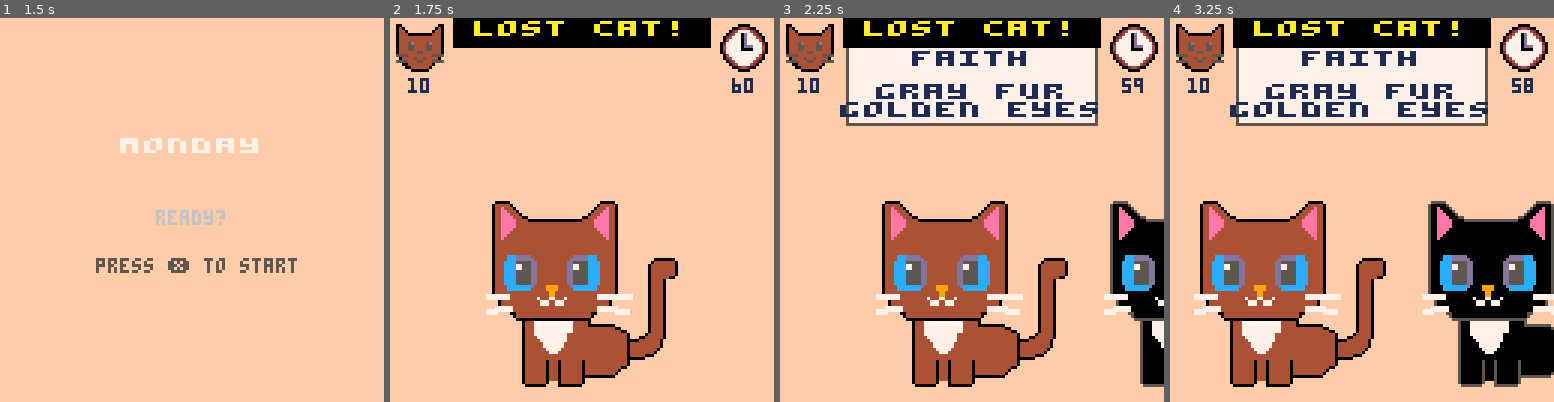
Above: before the commit, frames 1-4 (left to right).
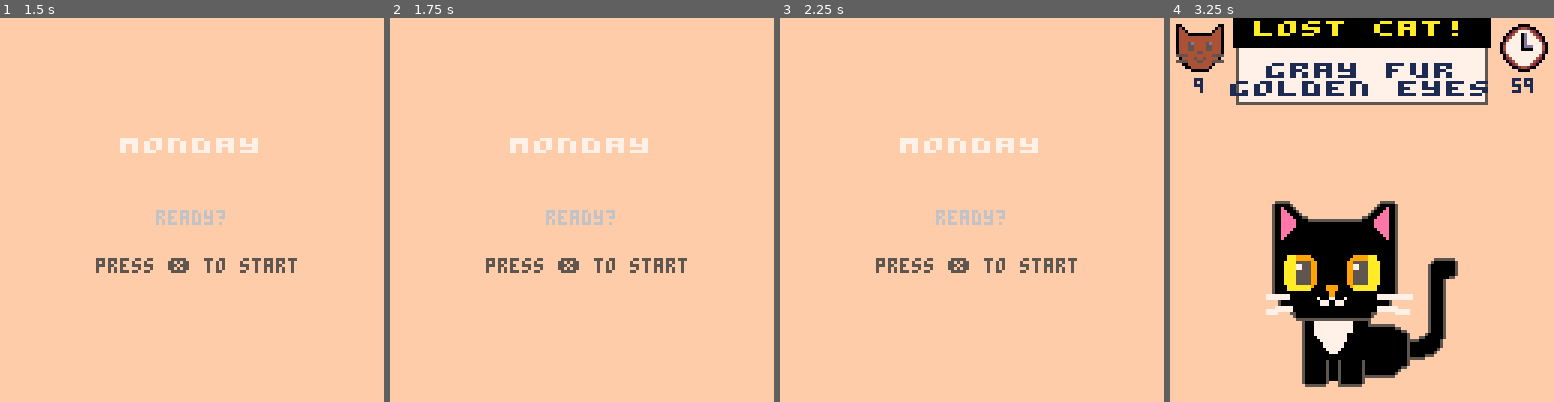
Above: after the commit, the same moments.

Repository: pcal43/pico8-papurrs-please
Game: PICO-8 cartridge pico8-home/carts/lost-cats.p8
Same seed, same stepped clock (60 frames per second), same inputs: the game is played once before the commit and once after it.
Inputs:
- Up to frame 1 (1.5 s): tap X (X key) at 0.33, 1.07 s; tap O (Z key) at 0.7 s
- Up to frame 2 (1.75 s): hold Right from 1.6 s (still down); tap O (Z key) at 1.7 s
- Up to frame 3 (2.25 s): tap X (X key) at 1.85 s; release Right at 2.1 s; tap O (Z key) at 2.1 s
- Up to frame 4 (3.25 s): hold Right 2.47-3.03 s; tap O (Z key) at 2.5, 2.9 s; tap X (X key) at 2.97 s; hold Left from 3.08 s (still down)

Frame 1 is identical in both runs. In frame 2, 24% of the frame differs, in the area x 1-99%, y 0-97%; in frame 3, 42%, in the area x 1-100%, y 0-97%; in frame 4, 42%.

Commit message:
checkpoint

Diff:
--- a/pico8-home/carts/src/GameScreen.lua
+++ b/pico8-home/carts/src/GameScreen.lua
@@ -19,7 +19,7 @@
     self.secondsRemaining = 60.0
     self._last_time = time()
 
-    self.posters, self.catList = generatePostersAndCats(10, 2, 2, {FUR_COLOR, EYE_COLOR})
+    self.posters, self.catList = generatePostersAndCats(10, 1, 2, {FUR_COLOR, EYE_COLOR})
     self.catListSize = 10
 
     function self.draw()
@@ -103,7 +103,7 @@
 
         -- update animations - we want to do these in all modes
 
-            -- adjust scrollPos to 'catch up' with targetPos
+        -- adjust scrollPos to 'catch up' with targetPos
         local diff = self.targetPos - self.scrollPos
         local dist = abs(diff)
         if dist > 0 then
@@ -295,63 +295,54 @@
 
         -- Check if this cat combination is unique
         if not usedCatCombos[catComboKey] then
-            -- Now try to create a unique poster for this cat
-            local numTraits = minTraits + flr(rnd(maxTraits - minTraits + 1))
-            -- Pick numTraits random keys from posterTraitKeys
-            local availableKeys = {}
-            for i = 1, #posterTraitKeys do
-                add(availableKeys, posterTraitKeys[i])
-            end
-            local traitKeys = {}
-            for i = 1, numTraits do
-                if #availableKeys > 0 then
-                    local idx = flr(rnd(#availableKeys)) + 1
-                    add(traitKeys, availableKeys[idx])
-                    del(availableKeys, availableKeys[idx])
-                end
-            end
-
-            -- build poster traits by copying from cat
-            local posterTraits = {}
-            local posterComboKey = ""
-            for j = 1, #traitKeys do
-                local traitKey = traitKeys[j]
-                posterTraits[traitKey] = catTraits[traitKey]
-                -- build unique key for this poster
-                local val = catTraits[traitKey]
-                posterComboKey = posterComboKey..traitKey..":"..val.name..","
-            end
-
-            -- Check if this poster combination is unique
-            if not usedPosterCombos[posterComboKey] then
-                -- Now check bidirectional uniqueness:
-                -- 1. This poster should not match any existing cat
-                -- 2. This cat should not match any existing poster
-                local isUnique = true
-
-                -- Check if this poster would match any existing cat
-                for i = 1, #cats do
-                    local otherCat = cats[i]
-                    local matches = true
-                    for traitKey, traitValue in pairs(posterTraits) do
-                        if otherCat.traits[traitKey] != traitValue then
-                            matches = false
-                            break
-                        end
-                    end
-                    if matches then
-                        isUnique = false
-                        break
-                    end
-                end
-
-                -- Check if this cat would match any existing poster
-                if isUnique then
-                    for i = 1, #posters do
-                        local otherPoster = posters[i]
+            -- Try multiple poster configurations for this cat
+            local posterAttempts = 0
+            local maxPosterAttempts = MAX_POSTER_CONFIG_ATTEMPTS
+            local foundValidPoster = false
+
+            while not foundValidPoster and posterAttempts < maxPosterAttempts do
+                posterAttempts = posterAttempts + 1
+
+                -- Try different numbers of traits and selections
+                local numTraits = minTraits + flr(rnd(maxTraits - minTraits + 1))
+                -- Pick numTraits random keys from posterTraitKeys
+                local availableKeys = {}
+                for i = 1, #posterTraitKeys do
+                    add(availableKeys, posterTraitKeys[i])
+                end
+                local traitKeys = {}
+                for i = 1, numTraits do
+                    if #availableKeys > 0 then
+                        local idx = flr(rnd(#availableKeys)) + 1
+                        add(traitKeys, availableKeys[idx])
+                        del(availableKeys, availableKeys[idx])
+                    end
+                end
+
+                -- build poster traits by copying from cat
+                local posterTraits = {}
+                local posterComboKey = ""
+                for j = 1, #traitKeys do
+                    local traitKey = traitKeys[j]
+                    posterTraits[traitKey] = catTraits[traitKey]
+                    -- build unique key for this poster
+                    local val = catTraits[traitKey]
+                    posterComboKey = posterComboKey..traitKey..":"..val.name..","
+                end
+
+                -- Check if this poster combination is unique
+                if not usedPosterCombos[posterComboKey] then
+                    -- Now check bidirectional uniqueness:
+                    -- 1. This poster should not match any existing cat
+                    -- 2. This cat should not match any existing poster
+                    local isUnique = true
+
+                    -- Check if this poster would match any existing cat
+                    for i = 1, #cats do
+                        local otherCat = cats[i]
                         local matches = true
-                        for traitKey, traitValue in pairs(otherPoster.traits) do
-                            if catTraits[traitKey] != traitValue then
+                        for traitKey, traitValue in pairs(posterTraits) do
+                            if otherCat.traits[traitKey] != traitValue then
                                 matches = false
                                 break
                             end
@@ -361,16 +352,35 @@
                             break
                         end
                     end
-                end
-
-                if isUnique then
-                    usedCatCombos[catComboKey] = true
-                    usedPosterCombos[posterComboKey] = true
-                    add(cats, Cat.new(TUXEDO_CAT, catTraits))
-
-                    local catIndex = #cats
-                    local name = requireNonNil(get_cat_name(name_indeces[catIndex]), "nil cat name")
-                    add(posters, Poster.new(name, name_indeces[catIndex] < CAT_NAME_FIRST_MALE, posterTraits))
+
+                    -- Check if this cat would match any existing poster
+                    if isUnique then
+                        for i = 1, #posters do
+                            local otherPoster = posters[i]
+                            local matches = true
+                            for traitKey, traitValue in pairs(otherPoster.traits) do
+                                if catTraits[traitKey] != traitValue then
+                                    matches = false
+                                    break
+                                end
+                            end
+                            if matches then
+                                isUnique = false
+                                break
+                            end
+                        end
+                    end
+
+                    if isUnique then
+                        usedCatCombos[catComboKey] = true
+                        usedPosterCombos[posterComboKey] = true
+                        add(cats, Cat.new(TUXEDO_CAT, catTraits))
+
+                        local catIndex = #cats
+                        local name = requireNonNil(get_cat_name(name_indeces[catIndex]), "nil cat name")
+                        add(posters, Poster.new(name, name_indeces[catIndex] < CAT_NAME_FIRST_MALE, posterTraits))
+                        foundValidPoster = true
+                    end
                 end
             end
         end
--- a/pico8-home/carts/src/Global.lua
+++ b/pico8-home/carts/src/Global.lua
@@ -44,6 +44,8 @@
 
 MATCH_ICON = 12
 BAD_MATCH_ICON = 14
+
+MAX_POSTER_CONFIG_ATTEMPTS = 50
 
 
 
